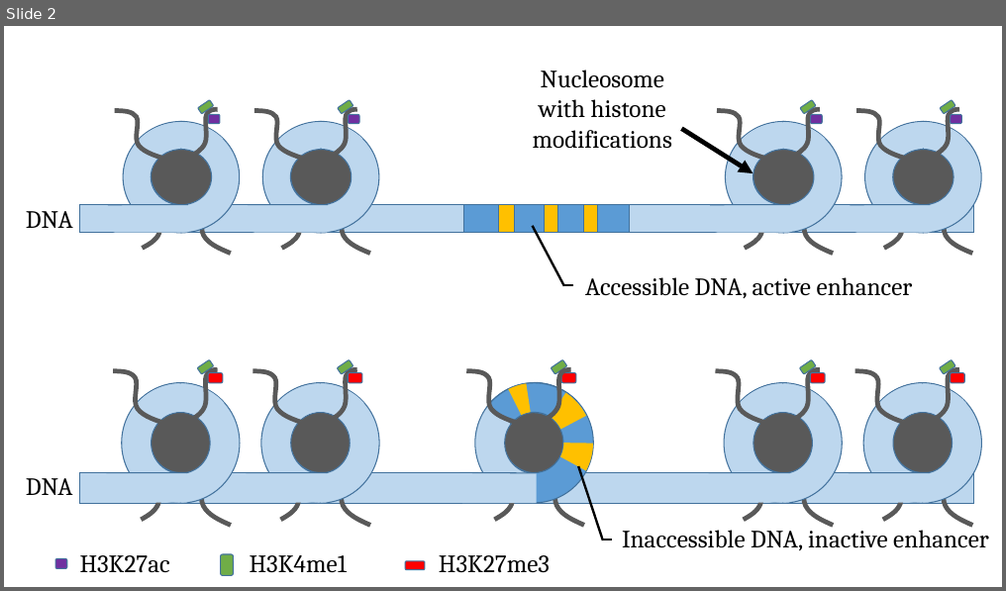
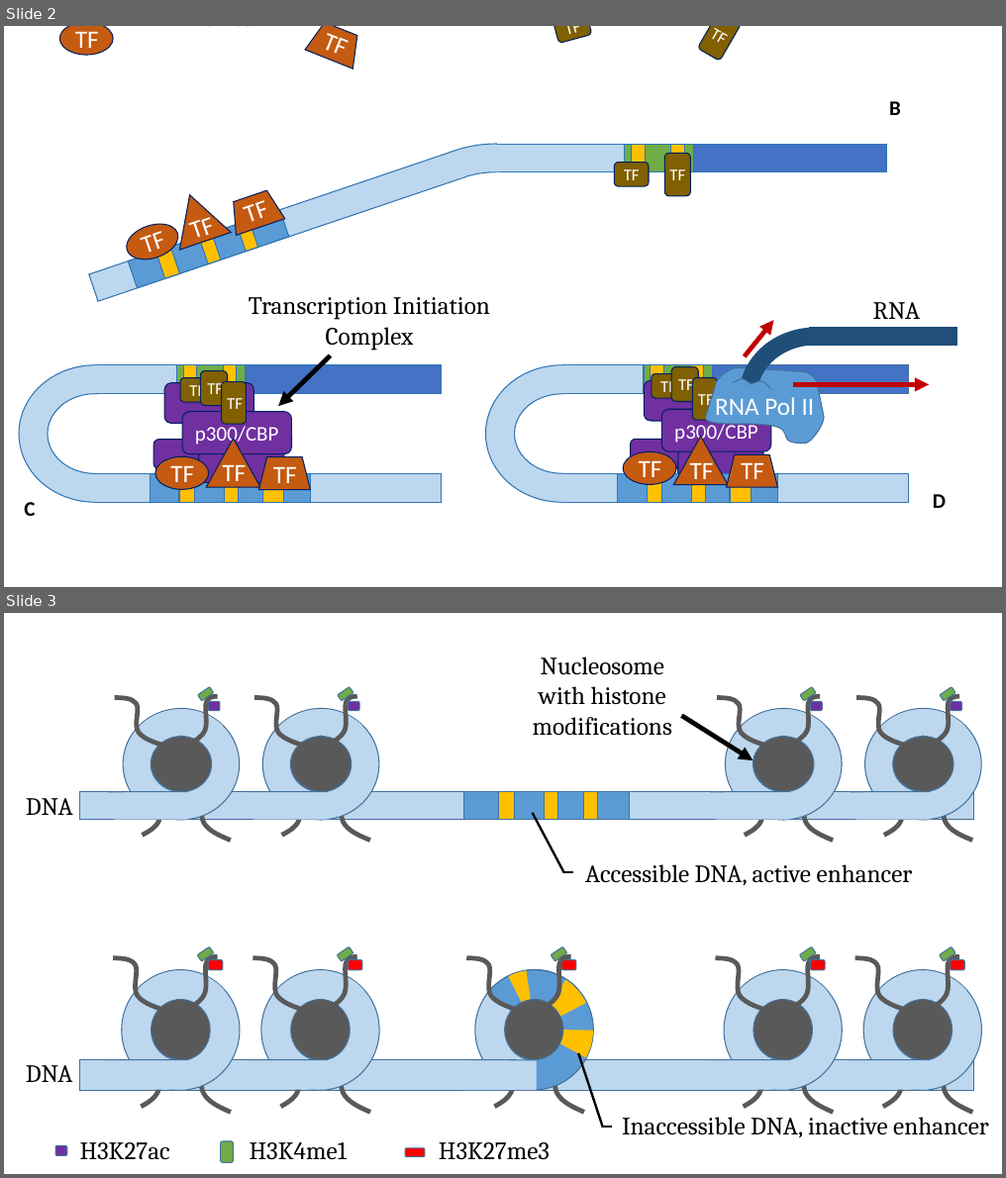
Before and after one commit to David-Taub/HOP-HMM, a slide deck: Help/Figures1.pptx. Shown one above the other, each under a label of ours: slide 2 before the commit, slides 2 and 3 after it. The pictures are 1006x591 and 1006x1178 pixels, drawn with LibreOffice and Linux fonts; fonts in the diff are those of the drawing. Boxes give left, top, right and bottom in pixels: in the first picture for what was removed or moved away, otherwise in the second. Text is boxed around its words. In the diff, an @@ line names an element or a change of style, - is before the commit and + after.

```diff
--- a/Help/Figures1.pptx
+++ b/Help/Figures1.pptx
@@ slide 2 added at <box>4,26,1002,587</box>, background #FFFFFF @@
@@ group added at <box>16,26,957,522</box>: 33 rectangles, 28 rounded rectangles, 14 texts, 8 lines, 7 ellipses, 4 arch (boxed as its full ring)s, 4 trapezoids, 3 triangles, 3 arrows, 2 freeform shapes @@
+Transcription Initiation
+Complex
+C
+Enhancer
+p300/CBP
+TF
+TF
+TF
+TF
+TF
+TF
+p300/CBP
+TF
+TF
+TF
+D
+TF
+TF
+TF
+RNA Pol II
+RNA
+B
+TF
+TF
+TF
+TF
+TF
+TF
+TF
+TF
+TF
@@ what was slide 2 is now slide 3 @@
```
Also in this commit, not shown: 6 slides changed, 23 other files.
